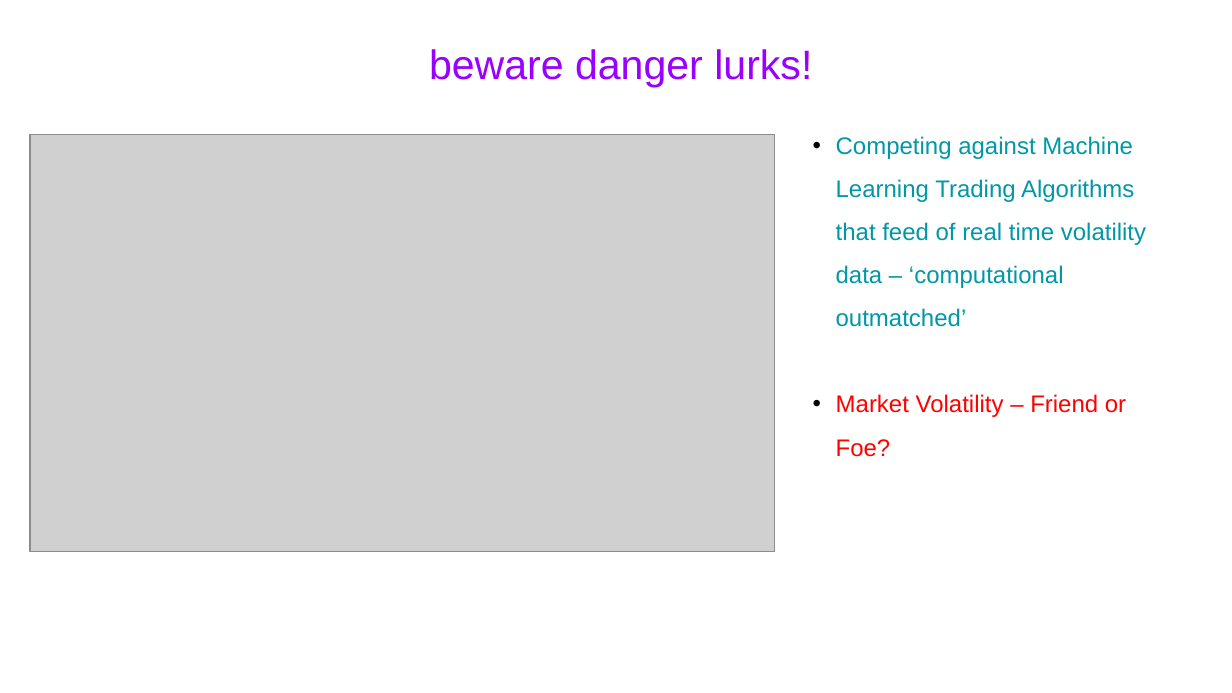
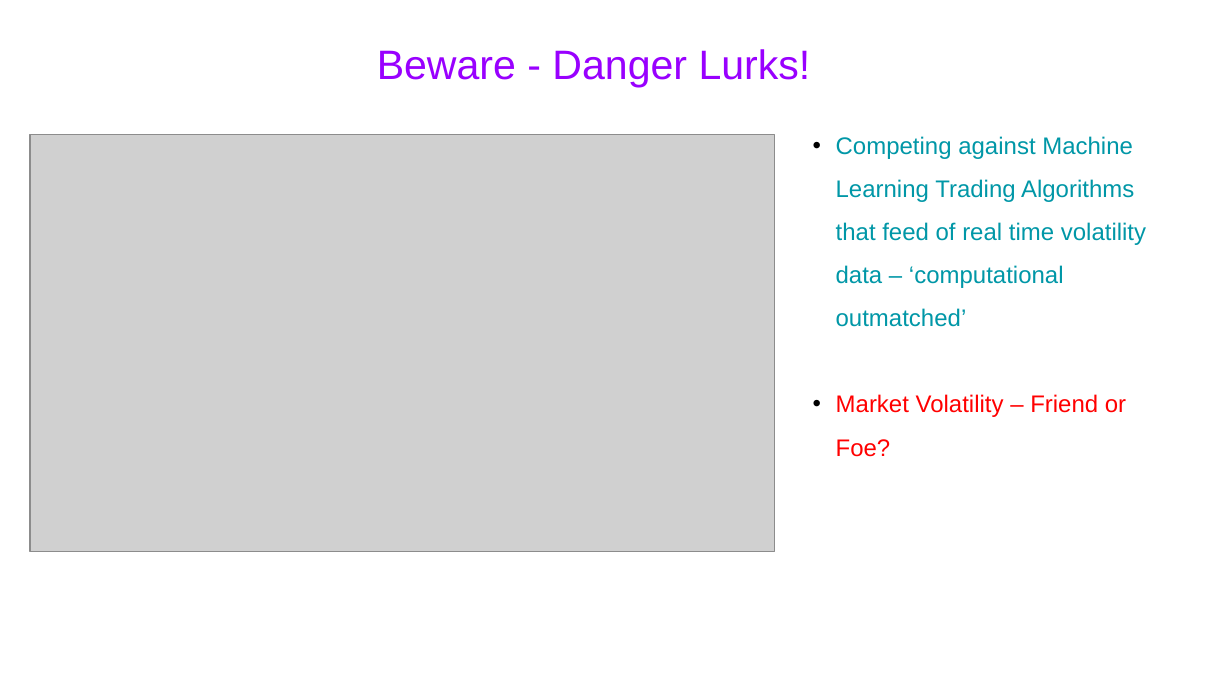
Before and after one commit to rajeevpanwar/Vix-Volatility-Predictor, a slide deck: slide 3 of Images/VIX Index.pptx. Drawn at 1232x693 pixels with LibreOffice and Linux fonts; fonts in the diff are those of the drawing; grey boxes stand for pictures. Boxes give left, top, right and bottom in pixels: in the first picture for what was removed or moved away, otherwise in the second. Text is boxed around its words. In the diff, an @@ line names an element or a change of style, - is before the commit and + after.

```diff
--- a/Images/VIX Index.pptx
+++ b/Images/VIX Index.pptx
@@ text at box(377, 49, 811, 87): text changed @@
-beware danger lurks!
+Beware - Danger Lurks!
```
Also in this commit, not shown: 4 other slides changed, 6 other files.
